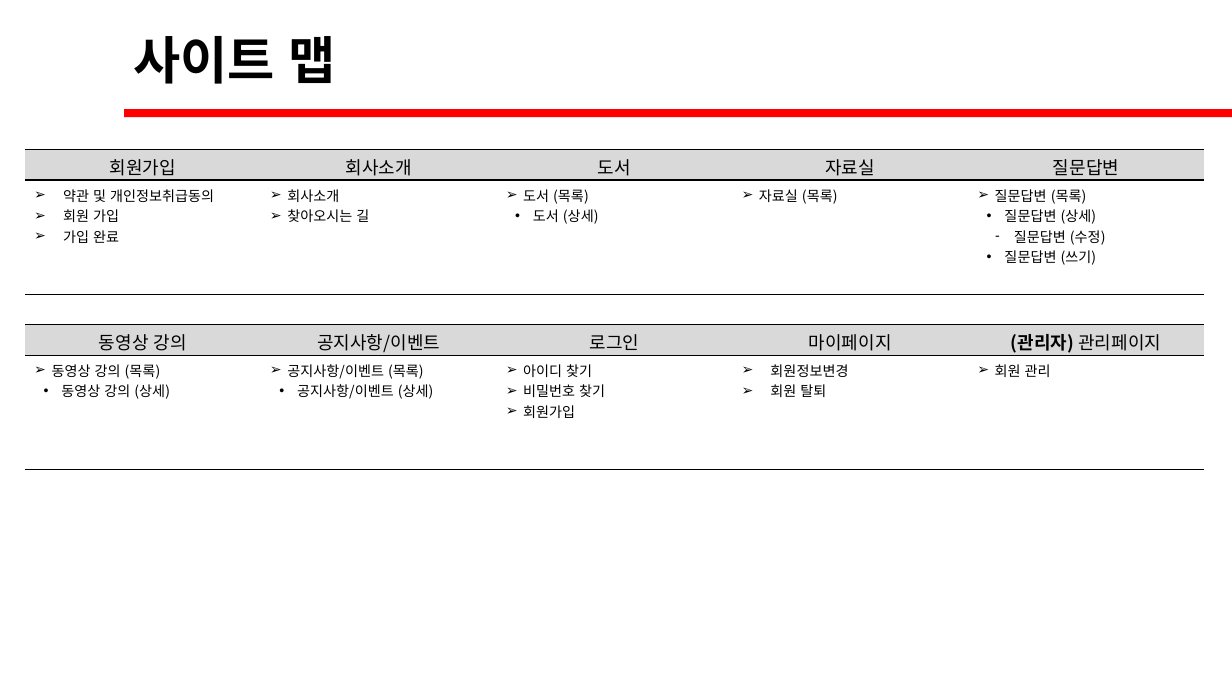
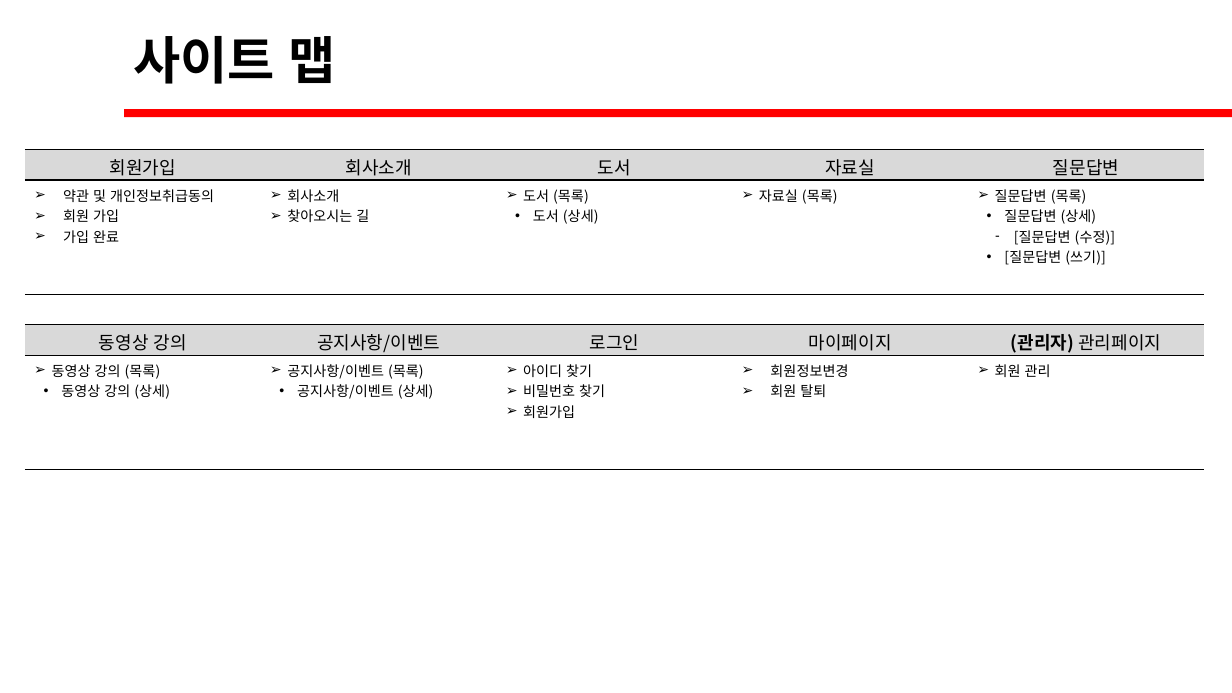
Before and after one commit to David-Ha-1217/Publisher_Portfolio, a slide deck: slide 3 of Documents/사이트맵.pptx. Drawn at 1232x693 pixels with LibreOffice and Linux fonts; fonts in the diff are those of the drawing. Boxes give left, top, right and bottom in pixels: in the first picture for what was removed or moved away, otherwise in the second. Text is boxed around its words. In the diff, an @@ line names an element or a change of style, - is before the commit and + after.

Commit message:
(2020-06-11) 문서 수정 및 파일 추가.

```diff
--- a/Documents/사이트맵.pptx
+++ b/Documents/사이트맵.pptx
@@ table at (x1=25, y1=149, x2=1203, y2=403) @@
-row 2, column 5: 질문답변 (목록) / 질문답변 (상세) / 질문답변 (수정) / 질문답변 (쓰기)
+row 2, column 5: 질문답변 (목록) / 질문답변 (상세) / [질문답변 (수정)] / [질문답변 (쓰기)]
```
Also in this commit, not shown: 17 other files.
